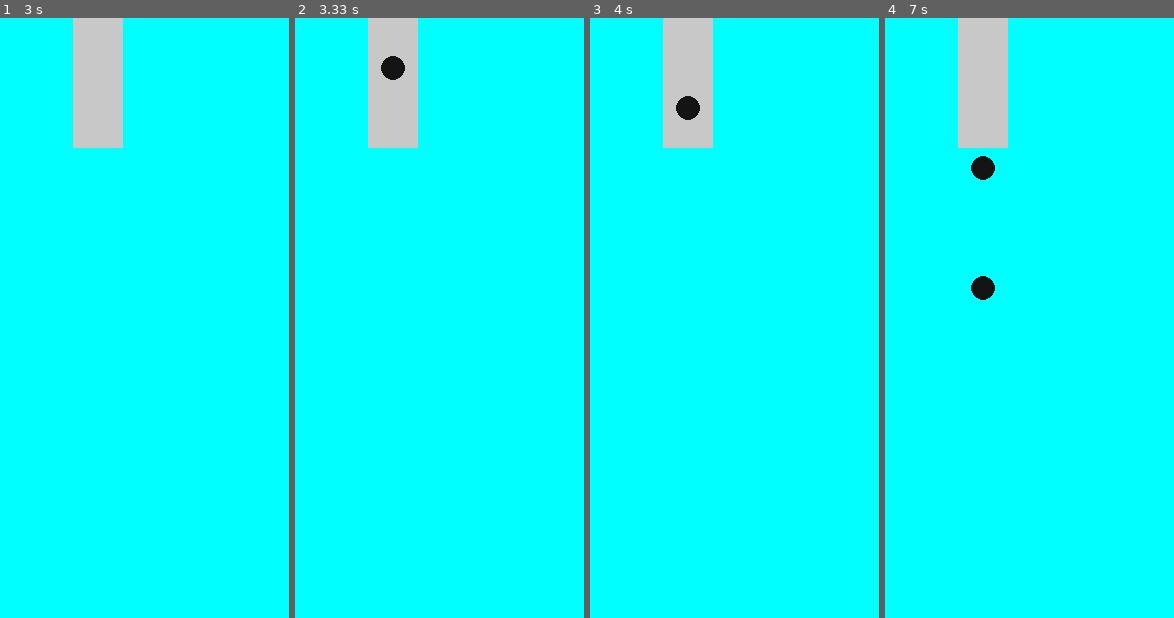
Above: before the commit, frames 1-4 (left to right).
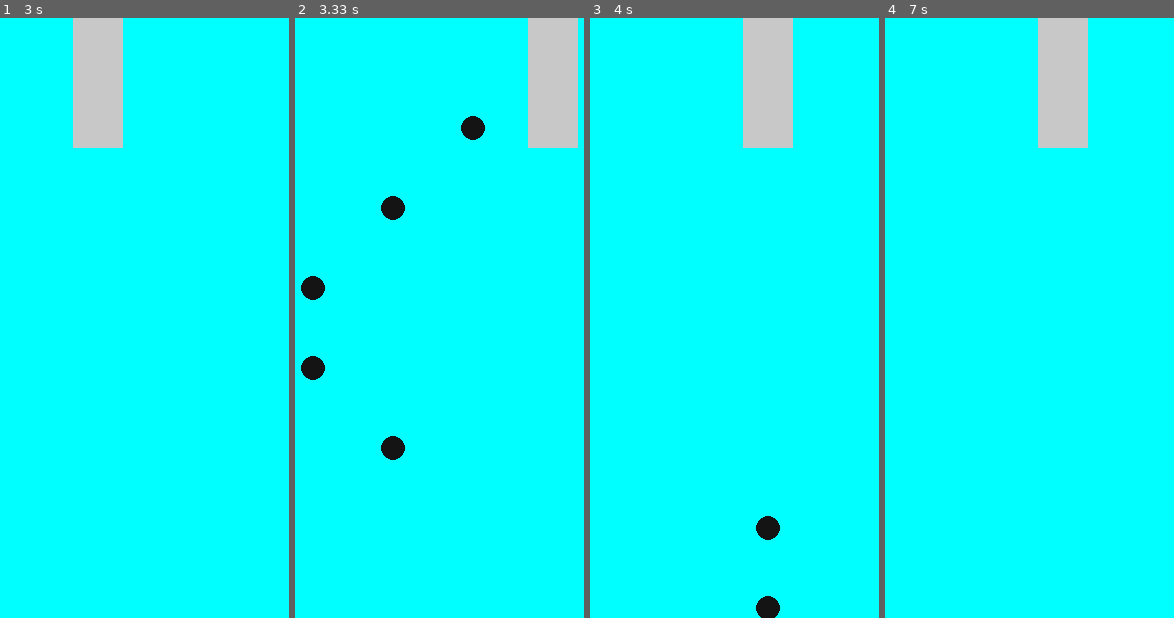
Above: after the commit, the same moments.

Repository: craigmaloney/pygame_2014_mug_code
Game: pygame game, started from main.py
The game is run twice, just before and just after one commit, with the same random seed, the same clock (stepped at 60 frames per second) and the same inputs. The source is Python 2; it was converted automatically to run under Python 3.
Inputs:
- Up to frame 1 (3 s): no input
- Up to frame 2 (3.33 s): no input
- Up to frame 3 (4 s): no input
- Up to frame 4 (7 s): no input

Frame 1 is identical in both runs. In frame 2, 8.8% of the frame differs, in the area x 2-98%, y 0-74%; in frame 3, 8.0%; in frame 4, 8.0%.

Commit message:
Added more Bomber AI logic

Diff:
--- a/main.py
+++ b/main.py
@@ -1,6 +1,7 @@
 #!/usr/bin/env python
 import sys
 import pygame
+import random
 from pygame.locals import DOUBLEBUF
 from pygame.locals import HWSURFACE
 from pygame.locals import QUIT
@@ -13,6 +14,7 @@
 LIGHT_GRAY = (200, 200, 200)
 DARK_GRAY = (20, 20, 20)
 DROP_BOMB = USEREVENT
+CHANGE_DIRECTION = USEREVENT + 1
 
 
 class Bomb(pygame.sprite.Sprite):
@@ -51,20 +53,30 @@
         self.rect.center = (self.x, self.y)
 
         # AKA the level
-        self.madness = 1
-        self.speed = 2 * self.madness
-        self.bomb_rate_miliseconds = 2000
+        self.madness = 40
+        self.speed = 2 * (self.madness / 2)
+        self.bomb_rate_miliseconds = self.set_bomb_rate_miliseconds()
         self.num_bombs = 10
+        self.dx = self.speed
+        self.dropping_bombs = False
+        self.change_direction()
 
     def set_bomb_rate_miliseconds(self):
         brms = 2000 - (self.madness * 60)
         if brms <= 0:
-            brms = 10
-            return brms
+            brms = 50
+        return brms
 
     def update(self):
+        if self.dropping_bombs:
+            self.x += self.dx
+            if self.x > SCREENRECT.size[0]:
+                self.x = SCREENRECT.size[0]
+                self.dx *= -1
+            if self.x < 0:
+                self.x = 0
+                self.dx *= -1
         self.rect.center = (self.x, self.y)
-        pass
 
     def set_bomber_timer(self, rate):
         print self.bomb_rate_miliseconds
@@ -74,9 +86,20 @@
         Bomb(self.x, self.y, self.speed)
         self.num_bombs = self.num_bombs - 1
         if self.num_bombs > 0:
+            self.dropping_bombs = True
             self.set_bomber_timer(int(self.bomb_rate_miliseconds))
         else:
+            self.dropping_bombs = False
             self.set_bomber_timer(0)
+
+    def change_direction(self):
+        if self.num_bombs > 0:
+            new_direction = random.randint(-1, 1)
+            if new_direction != 0:
+                self.dx = new_direction * self.speed
+                pygame.time.set_timer(
+                    CHANGE_DIRECTION,
+                    int(self.bomb_rate_miliseconds))
 
 
 def main():
@@ -109,6 +132,8 @@
                 sys.exit()
             if event.type == DROP_BOMB:
                 bomber.drop_bomb()
+            if event.type == CHANGE_DIRECTION:
+                bomber.change_direction()
 
         all.clear(screen, background)
         all.update()
